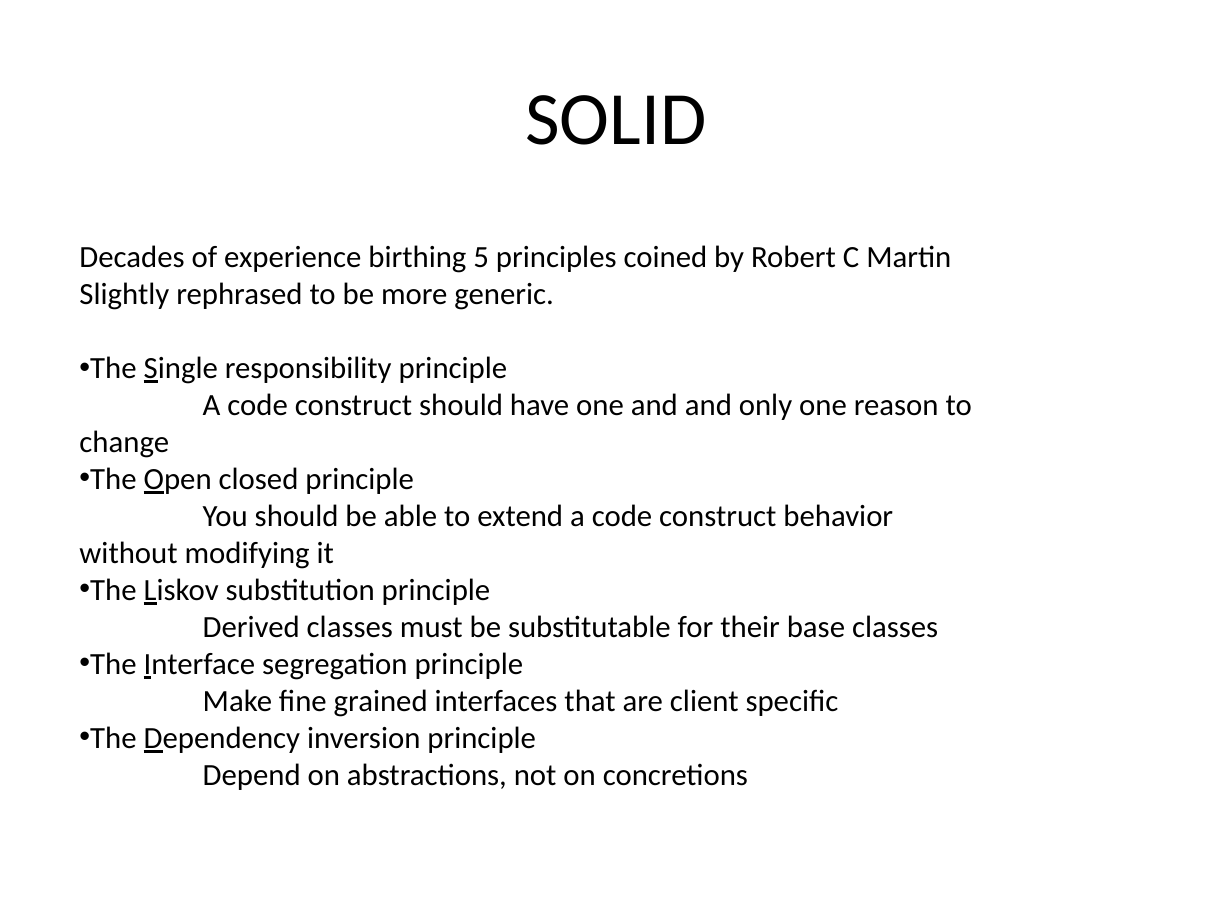
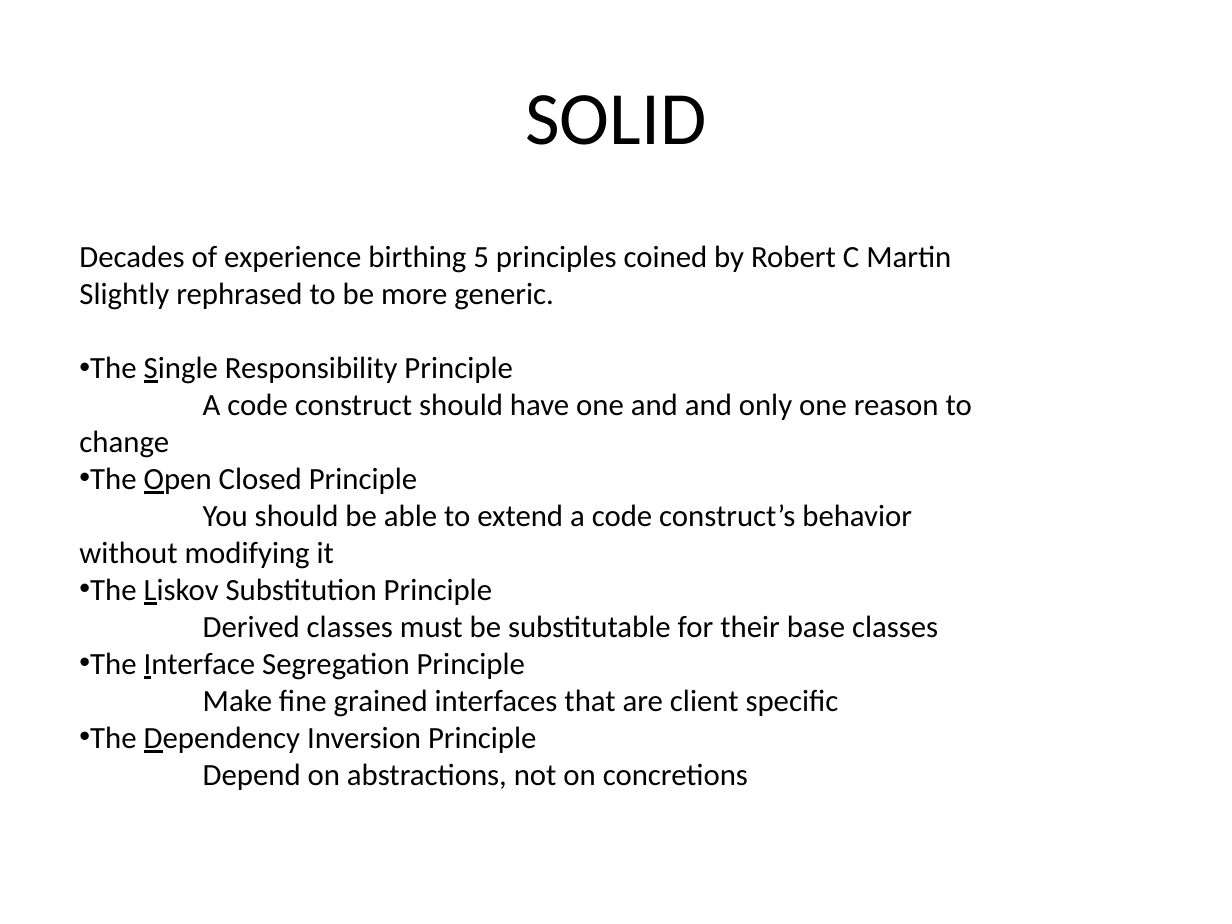
Before and after one commit to mlidbom/CSharpElevate, a slide deck: slide 4 of CSharp3.pptx. Drawn at 1232x924 pixels with LibreOffice and Linux fonts; fonts in the diff are those of the drawing. Boxes give left, top, right and bottom in pixels: in the first picture for what was removed or moved away, otherwise in the second. Text is boxed around its words. In the diff, an @@ line names an element or a change of style, - is before the commit and + after.

Commit message:
Minor fixups.

```diff
--- a/CSharp3.pptx
+++ b/CSharp3.pptx
@@ text at (79,356,972,790): text changed @@
-• The Single responsibility principle
-  A code construct should have one and and only one reason to change
-• The Open closed principle
-  You should be able to extend a code construct behavior without modifying it
-• The Liskov substitution principle
-  Derived classes must be substitutable for their base classes
-• The Interface segregation principle
-  Make fine grained interfaces that are client specific
-• The Dependency inversion principle
-  Depend on abstractions, not on concretions
+• The Single Responsibility Principle
+  A code construct should have one and and only one reason to change
+• The Open Closed Principle
+  You should be able to extend a code construct’s behavior without modifying it
+• The Liskov Substitution Principle
+  Derived classes must be substitutable for their base classes
+• The Interface Segregation Principle
+  Make fine grained interfaces that are client specific
+• The Dependency Inversion Principle
+  Depend on abstractions, not on concretions
```
